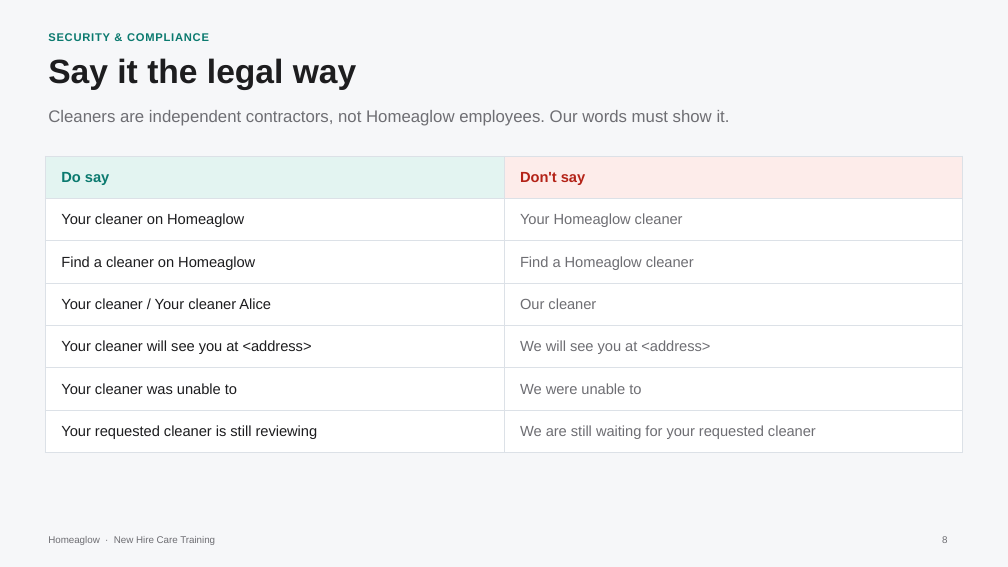
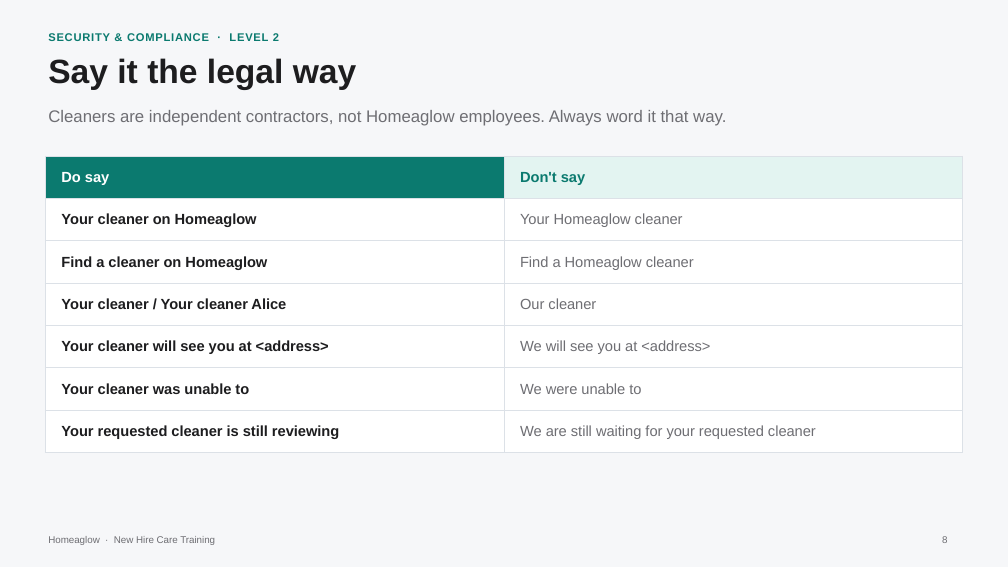
Before and after one commit to anjulimichelle/training, a slide deck: slide 8 of customer-foundations/customer-foundations-c-crm.pptx. Drawn at 1008x567 pixels with LibreOffice and Linux fonts; fonts in the diff are those of the drawing. Boxes give left, top, right and bottom in pixels: in the first picture for what was removed or moved away, otherwise in the second. Text is boxed around its words. In the diff, an @@ line names an element or a change of style, - is before the commit and + after.

```diff
--- a/customer-foundations/customer-foundations-c-crm.pptx
+++ b/customer-foundations/customer-foundations-c-crm.pptx
@@ text at box(48, 32, 279, 43): text changed @@
-SECURITY & COMPLIANCE
+SECURITY & COMPLIANCE · LEVEL 2
@@ text at box(48, 110, 726, 126): text changed @@
-Cleaners are independent contractors, not Homeaglow employees. Our words must show it.
+Cleaners are independent contractors, not Homeaglow employees. Always word it that way.
@@ table at box(45, 156, 963, 443) @@
@@ fill #E3F4F1 to #0B7A6F in row 1, column 1 @@
@@ fill #FDECEA to #E3F4F1 in row 1, column 2 @@
@@ text colour #0B7A6F to #FFFFFF in "Do say" @@
@@ text colour #B42318 to #0B7A6F in "Don't say" @@
@@ bold on in "Your cleaner on Homeaglow", "Find a cleaner on Homeaglow", "Your cleaner / Your cleaner Alice", "Your cleaner will see you at <address>" and 2 more places @@
```
Also in this commit, not shown: 23 other slides changed, 3 slides added, 2 slides removed, 12 other files.
